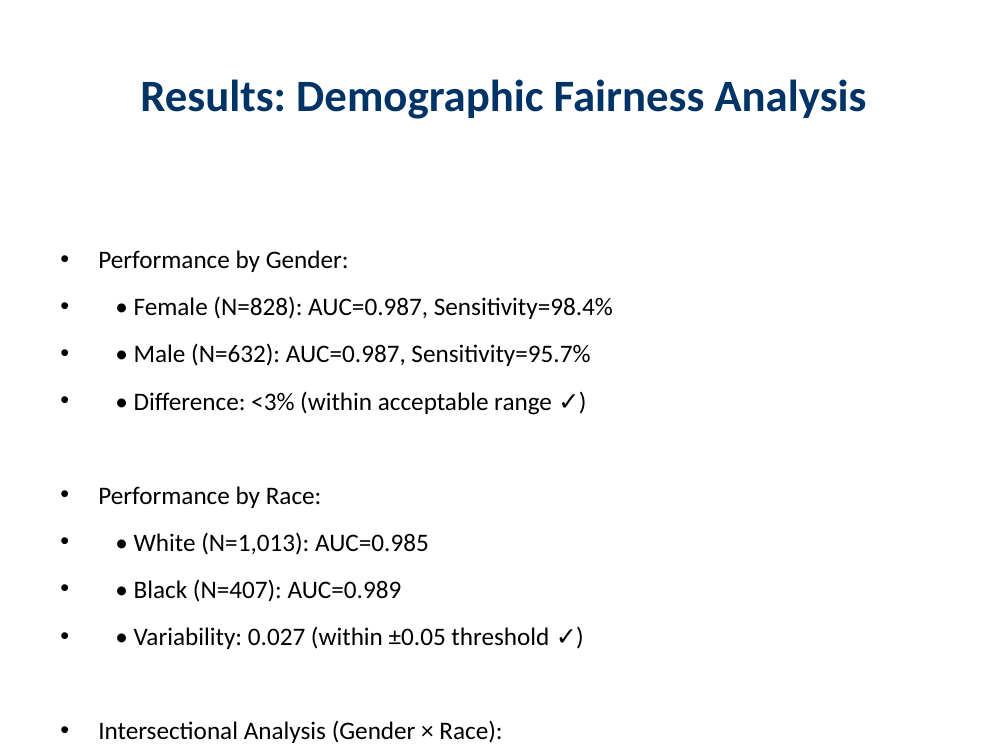
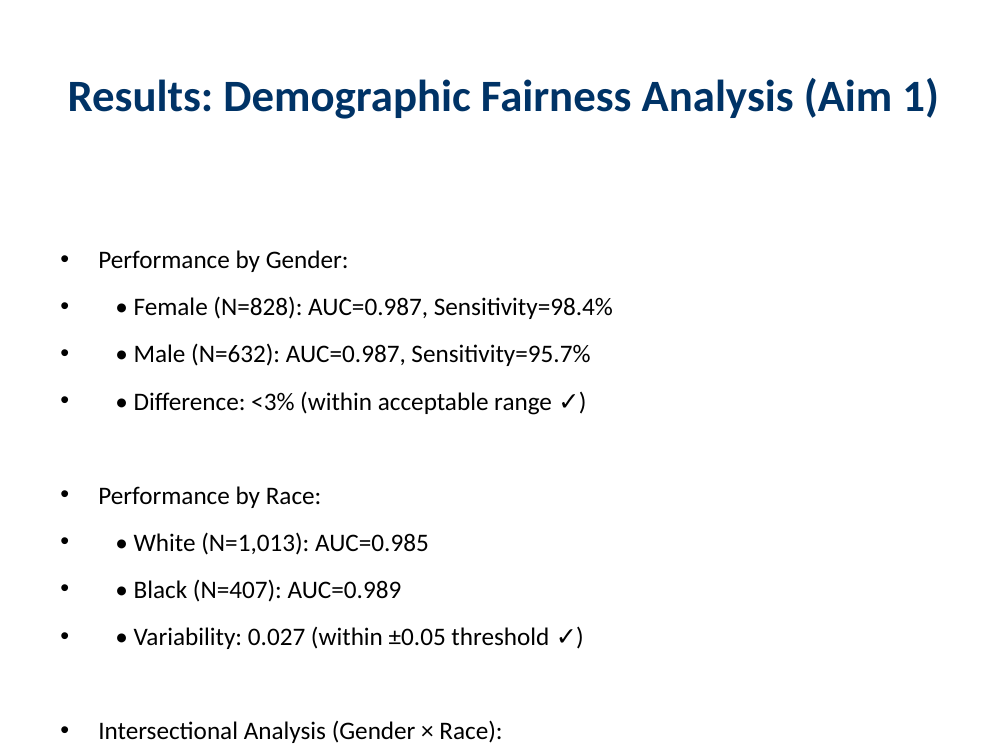
Before and after one commit to gyasifred/adrd_ePheno, a slide deck: slide 13 of AMIA_2025_ADRD_ePhenotyping_Presentation.pptx (slide 12 before the commit). Drawn at 1008x756 pixels with LibreOffice and Linux fonts; fonts in the diff are those of the drawing. Boxes give left, top, right and bottom in pixels: in the first picture for what was removed or moved away, otherwise in the second. Text is boxed around its words. In the diff, an @@ line names an element or a change of style, - is before the commit and + after.

```diff
--- a/AMIA_2025_ADRD_ePhenotyping_Presentation.pptx
+++ b/AMIA_2025_ADRD_ePhenotyping_Presentation.pptx
@@ title at (68, 78, 939, 119): text changed @@
-Results: Demographic Fairness Analysis
+Results: Demographic Fairness Analysis (Aim 1)
```
Also in this commit, not shown: 8 other slides changed, 3 slides added, 2 slides removed, 2 other files.
